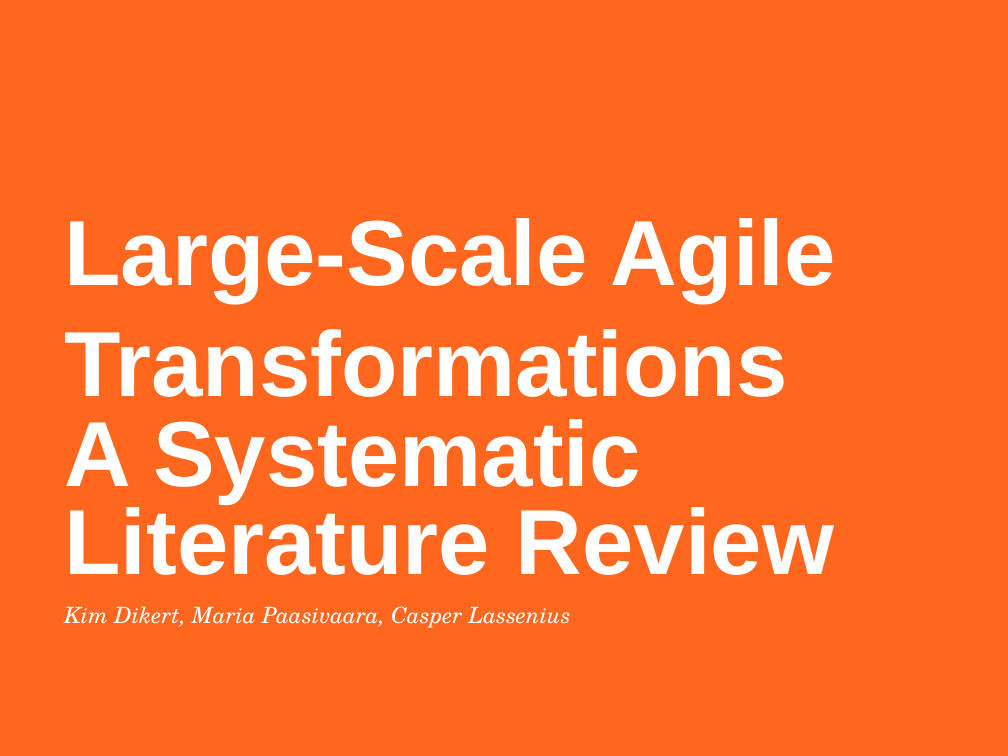
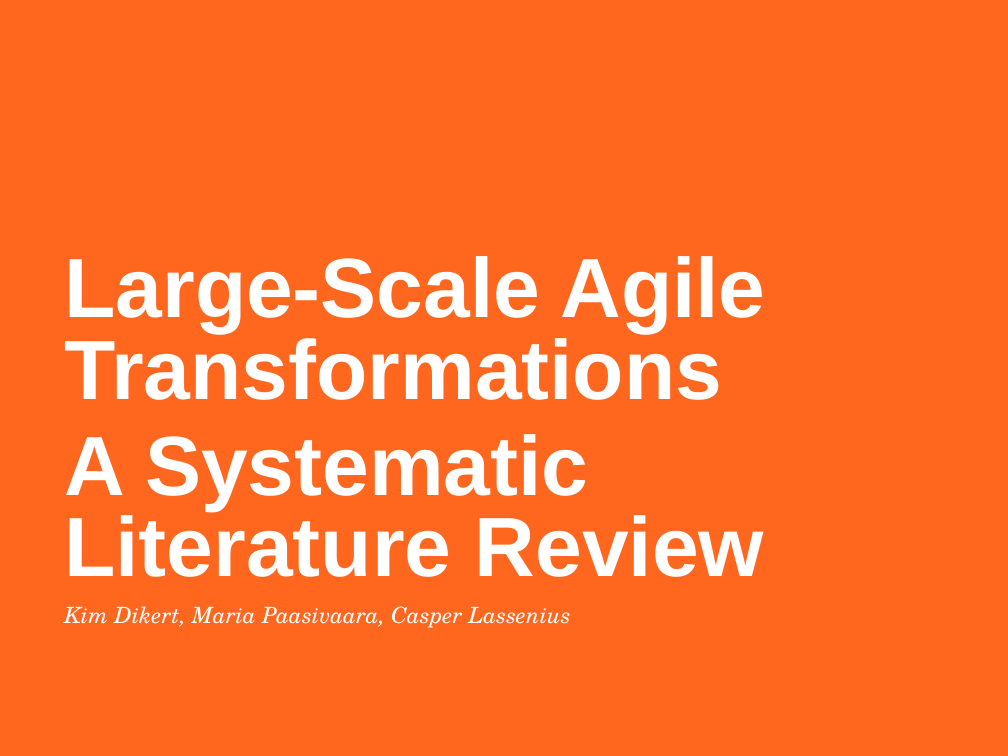
Before and after one commit to coumbole/aalto_agiletransformation, a slide deck: slide 1 of Presentation_N4S.odp. Drawn at 1008x756 pixels with LibreOffice and Linux fonts; fonts in the diff are those of the drawing; background and template pictures are left out. Boxes give left, top, right and bottom in pixels: in the first picture for what was removed or moved away, otherwise in the second. Text is boxed around its words. In the diff, an @@ line names an element or a change of style, - is before the commit and + after.

```diff
--- a/Presentation_N4S.odp
+++ b/Presentation_N4S.odp
@@ text at [64,256,765,577]: text changed; size 66 to 60 pt @@
-Large-Scale Agile Transformations
-A Systematic Literature Review
+Large-Scale Agile
+Transformations
+A Systematic
+Literature Review
```
Also in this commit, not shown: 7 other slides changed.
